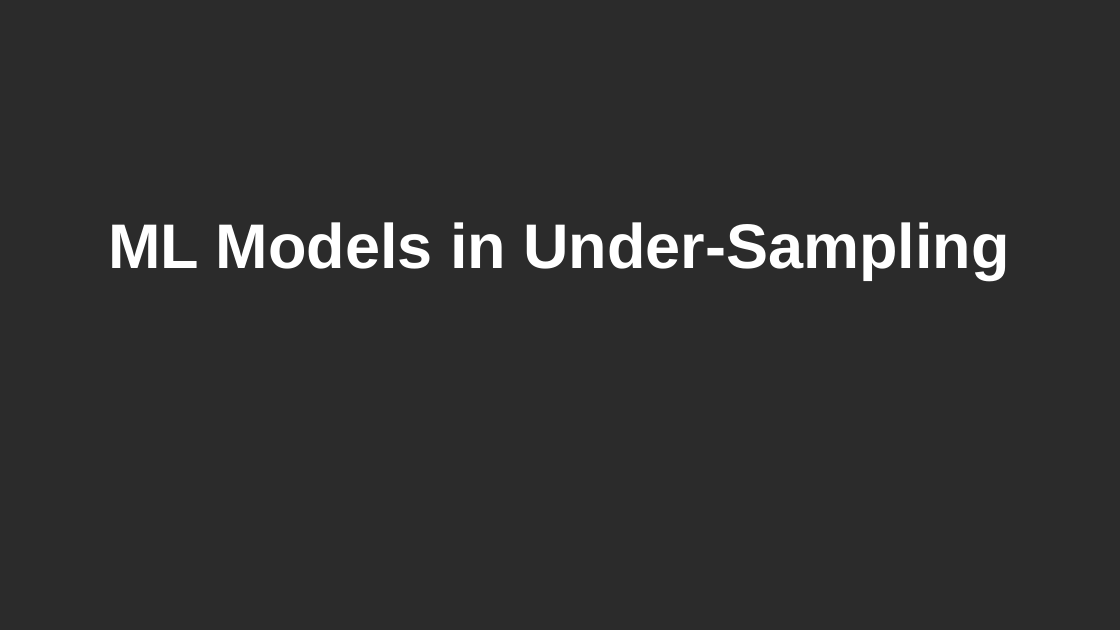
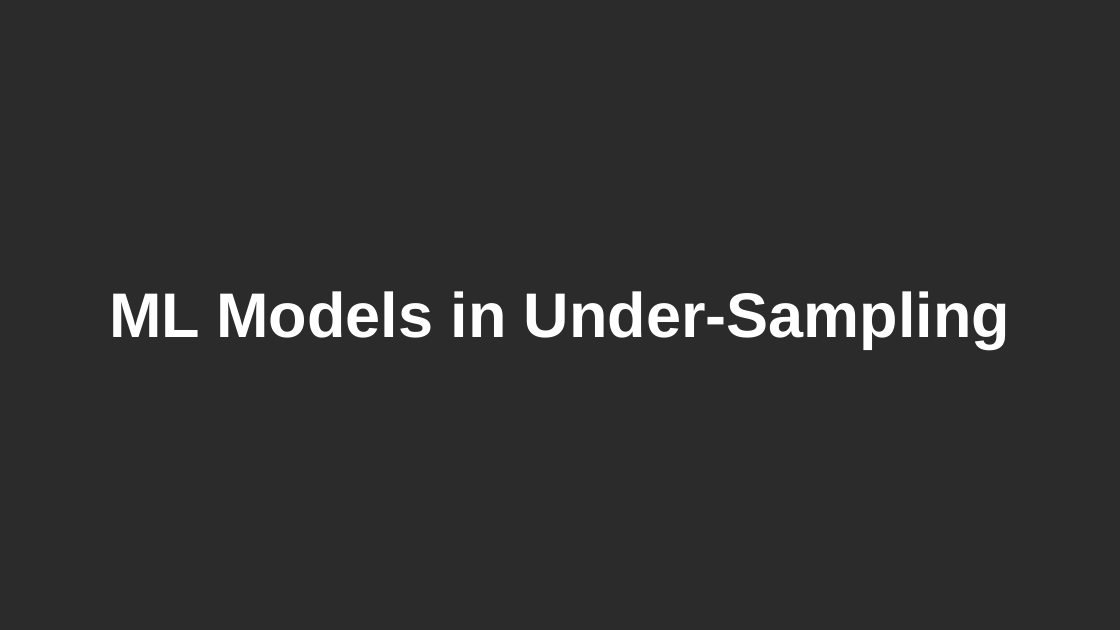
Before and after one commit to orangekim28/Team5_DataMining6103, a slide deck: slide 8 of Data_Mining_Team5.pptx (slide 7 before the commit). Drawn at 1120x630 pixels with LibreOffice and Linux fonts; fonts in the diff are those of the drawing; background and template pictures are left out; a plain dark background stands for a picture behind light text. Boxes give left, top, right and bottom in pixels: in the first picture for what was removed or moved away, otherwise in the second. Text is boxed around its words. In the diff, an @@ line names an element or a change of style, - is before the commit and + after.

```diff
--- a/Data_Mining_Team5.pptx
+++ b/Data_Mining_Team5.pptx
@@ title "ML Models in Under-Sampling": place and size @@
-title "ML Models in Under-Sampling" at [109,222,1009,279]
+title "ML Models in Under-Sampling" at [109,291,1010,348]
```
Also in this commit, not shown: 2 other slides changed, 4 slides added.
